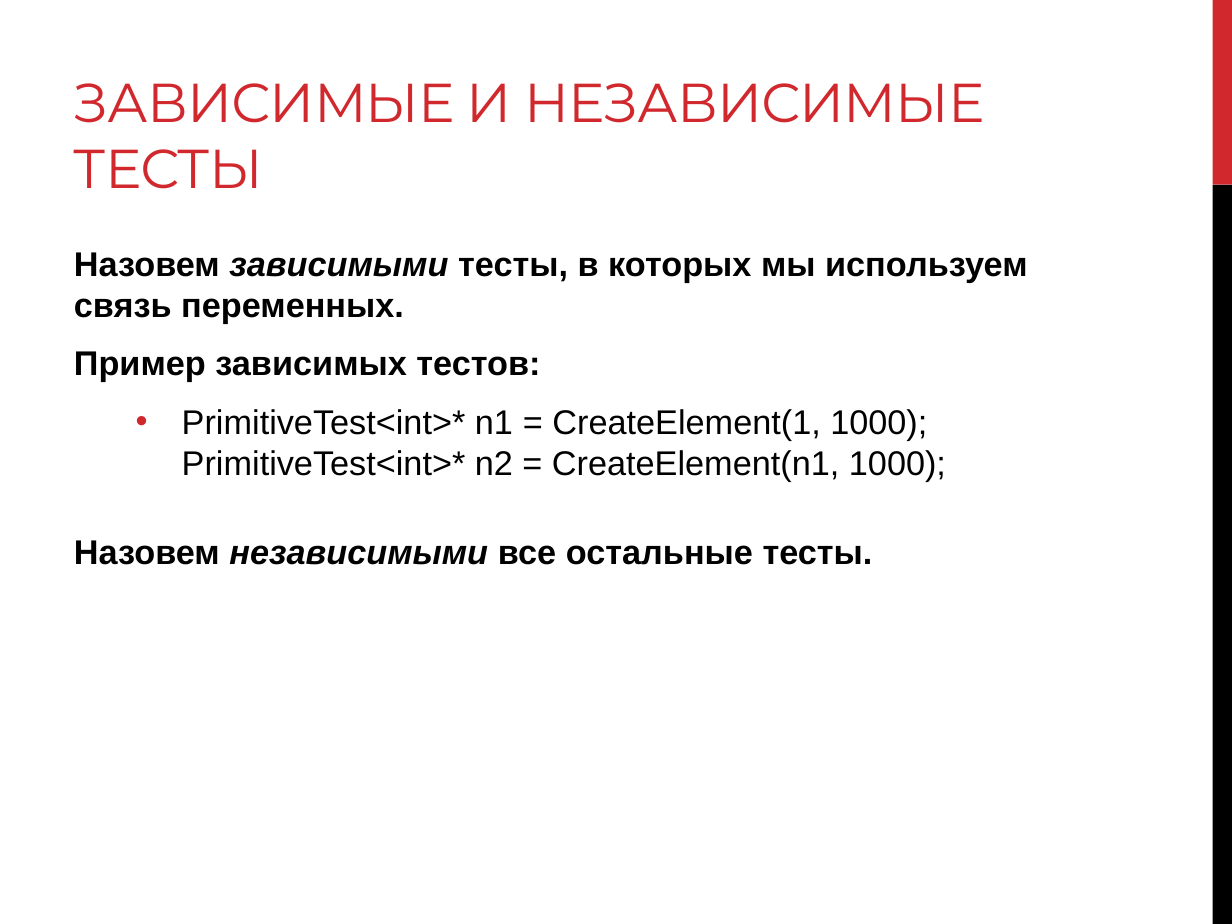
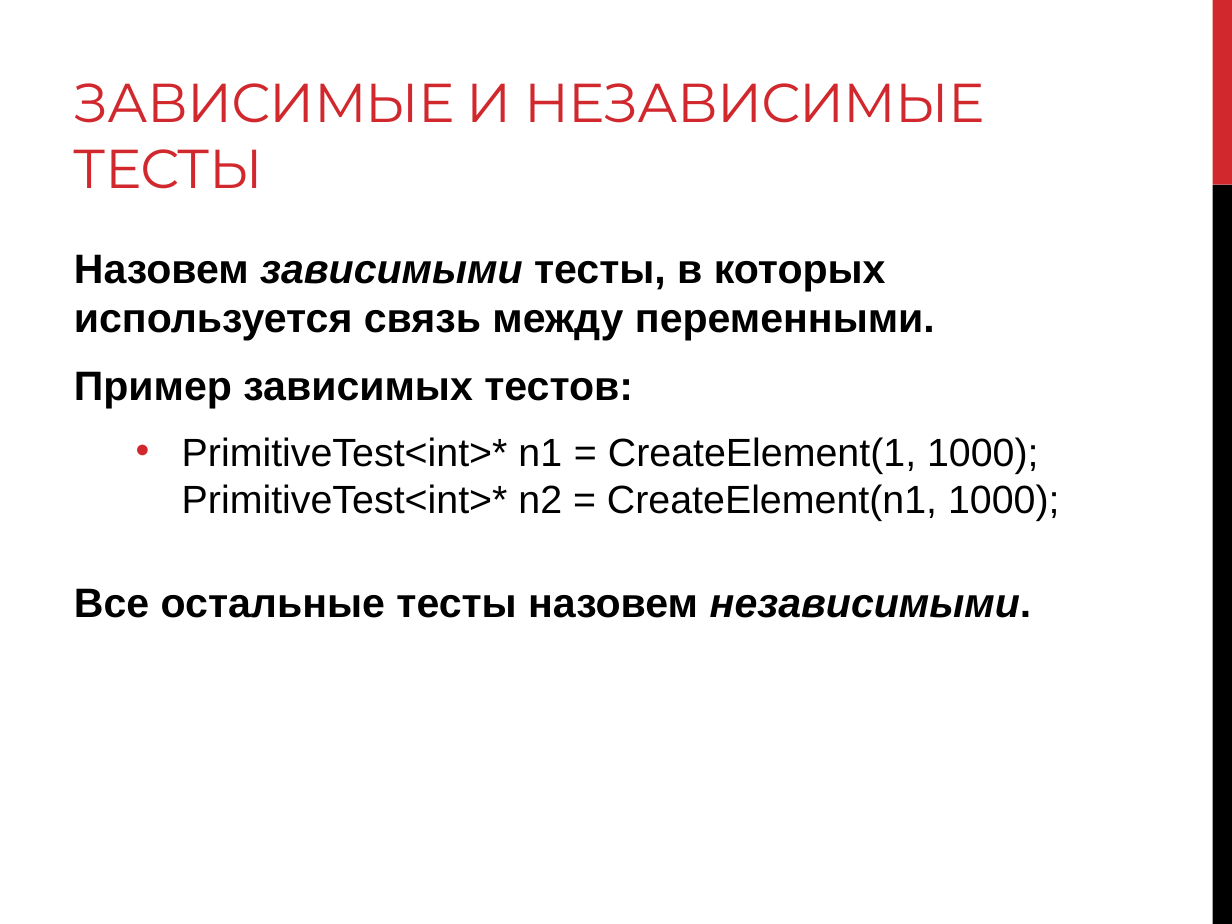
Before and after one commit to levonoganesyan/TestMaker, a slide deck: slide 11 of diploma_work_materials/Diploma_slides.pptx. Drawn at 1232x924 pixels with LibreOffice and Linux fonts; fonts in the diff are those of the drawing. Boxes give left, top, right and bottom in pixels: in the first picture for what was removed or moved away, otherwise in the second. Text is boxed around its words. In the diff, an @@ line names an element or a change of style, - is before the commit and + after.

```diff
--- a/diploma_work_materials/Diploma_slides.pptx
+++ b/diploma_work_materials/Diploma_slides.pptx
@@ text at [74,254,935,340]: text changed; size 20 to 24 pt @@
-Назовем зависимыми тесты, в которых мы используем связь переменных.
+Назовем зависимыми тесты, в которых используется связь между переменными.
@@ text at [74,371,1059,521]: size 20 to 24 pt in "Пример зависимых тестов:"; size 20 to 23 pt in "PrimitiveTest<int>* n1 = CreateElement(1, 1000); PrimitiveTe ..." @@
@@ text at [74,588,1032,618]: text changed; size 20 to 24 pt @@
-Назовем независимыми все остальные тесты.
+Все остальные тесты назовем независимыми.
```
Also in this commit, not shown: 14 other slides changed.
